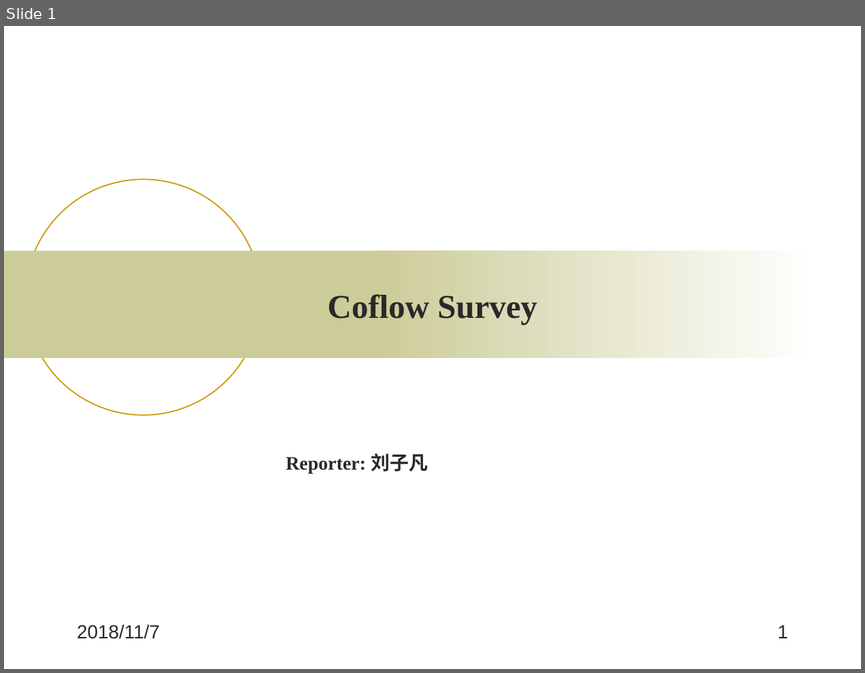
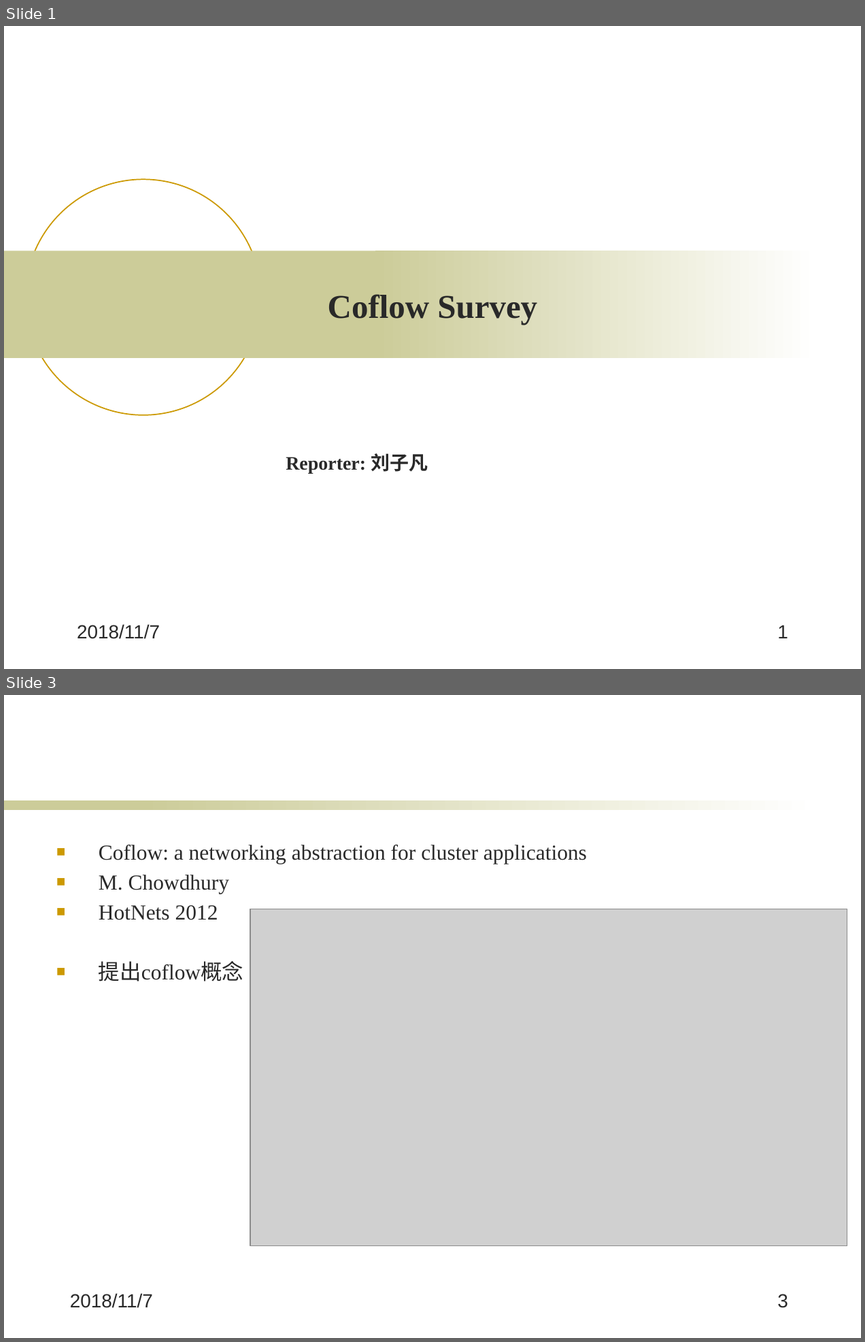
Before and after one commit to jkfhklh/papers-reading, a slide deck: 报告/coflow survey.pptx. Shown one above the other, each under a label of ours: slide 1 before the commit, slides 1 and 3 after it; the slides between them are not shown. The pictures are 865x673 and 865x1342 pixels, drawn with LibreOffice and Linux fonts; fonts in the diff are those of the drawing; grey boxes stand for pictures; background and template pictures are left out. Boxes give left, top, right and bottom in pixels: in the first picture for what was removed or moved away, otherwise in the second. Text is boxed around its words. In the diff, an @@ line names an element or a change of style, - is before the commit and + after.

```diff
--- a/报告/coflow survey.pptx
+++ b/报告/coflow survey.pptx
@@ slide 3 added at <box>4,695,861,1338</box>, background #FFFFFF @@
@@ rectangle added at <box>4,800,204,810</box>, fill #CCCC99 @@
@@ rectangle added at <box>139,800,818,810</box>, fill gradient #CCCC99 to #FFFFFF @@
@@ text added at <box>99,845,587,981</box>, 18 pt, text #292929 @@
+■ Coflow: a networking abstraction for cluster applications
+■ M. Chowdhury
+■ HotNets 2012
+■ 提出coflow概念
@@ picture added at <box>250,909,847,1246</box> @@
@@ text added at <box>70,1293,153,1308</box>, 16 pt, text #292929 @@
+2018/11/7
@@ page number added at <box>777,1293,788,1308</box>, 16 pt, text #292929 @@
+3
```
Also in this commit, not shown: 1 slide changed, 15 other slides added, 2 other files.
